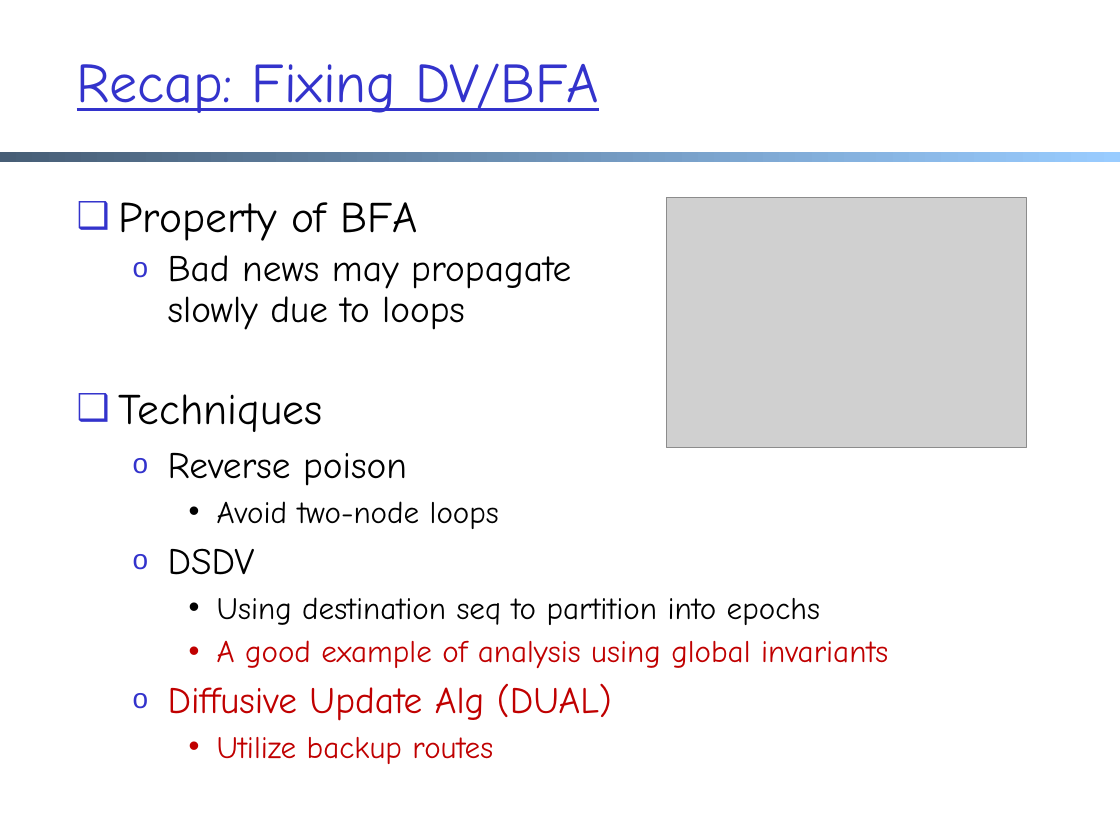
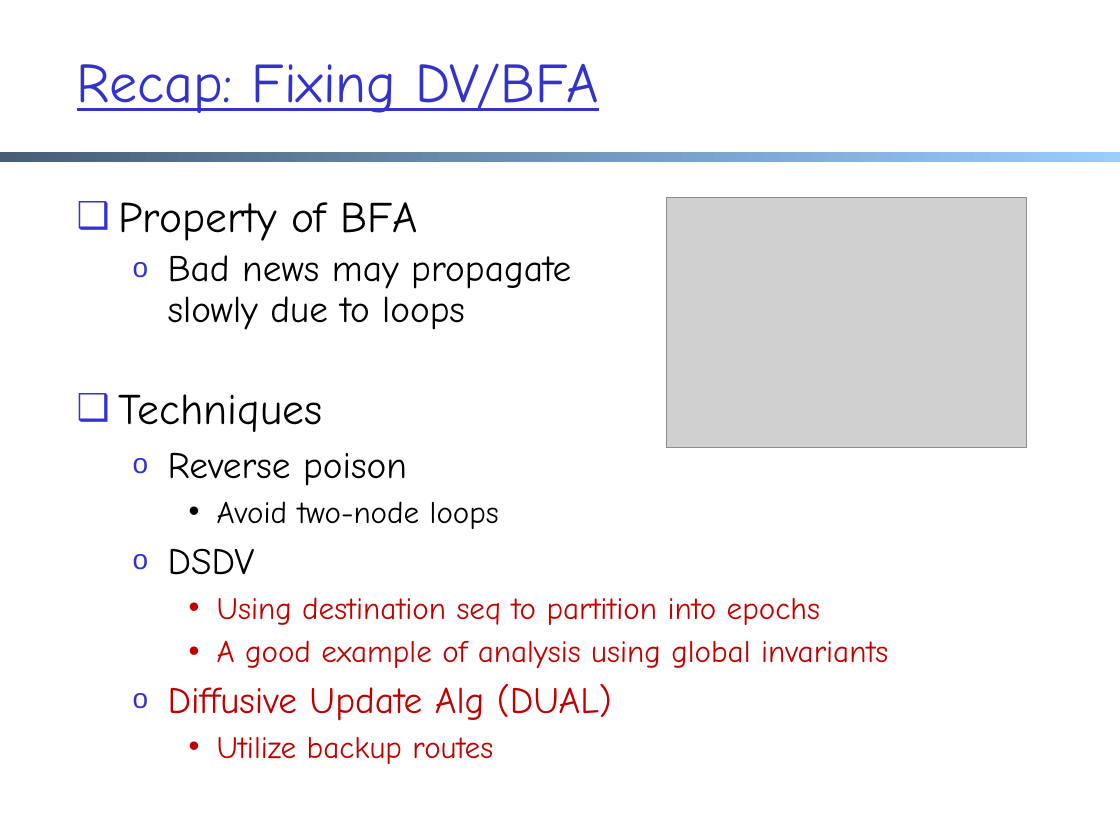
Before and after one commit to xiangq27/xiangq27.github.io, a slide deck: slide 6 of courses/cnns-xmuf22/files/lectures/network-internetworking.pptx. Drawn at 1120x840 pixels with LibreOffice and Linux fonts; fonts in the diff are those of the drawing; grey boxes stand for pictures. Boxes give left, top, right and bottom in pixels: in the first picture for what was removed or moved away, otherwise in the second. Text is boxed around its words. In the diff, an @@ line names an element or a change of style, - is before the commit and + after.

```diff
--- a/courses/cnns-xmuf22/files/lectures/network-internetworking.pptx
+++ b/courses/cnns-xmuf22/files/lectures/network-internetworking.pptx
@@ text at [217, 597, 820, 625]: text colour #000000 to #C00000 in "Using destination seq to partition into epochs" @@
```
Also in this commit, not shown: 2 other slides changed, 12 other files.
